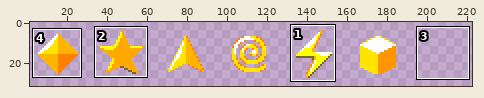
File history of a sprite sheet, games/5_tetris/Textures/bonus.png. The picture above shows the old version from afar; the outline marks the close-up.
Close-up. As it was:
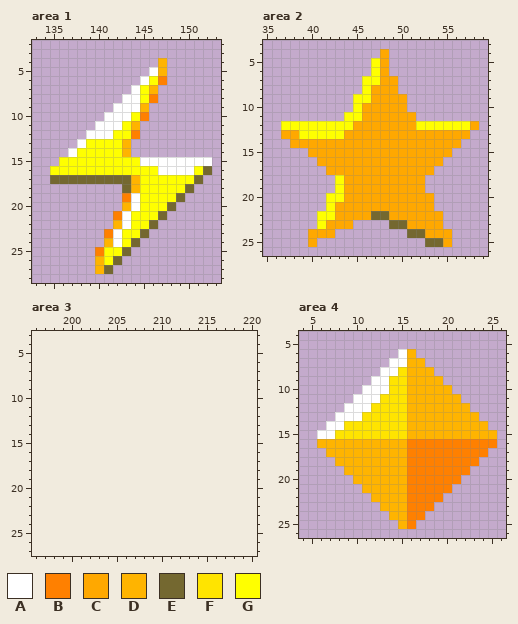
The file is 192x32 pixels. Shown: area 1: x 133..153, y 2..28; area 2: x 35..59, y 3..26; area 3: x 196..220, y 3..27; area 4: x 4..26, y 4..26. The old version is drawn lined up with the new one, on the new canvas. The wide view leaves out empty margins. The commit also changed other parts of the picture, which this record leaves out.
Palette (. is transparent): A #ffffff  B #ff8000  C #ffa800  D #ffb400  E #746830  F #ffe400  G #ffff00
Pixels before, area 1, first column x 135:
 4 ............D.....
 5 ...........AD.....
 6 ..........AGB.....
 7 .........AGD......
 8 ........AAGB......
 9 .......AAAD.......
10 ......AAAGB.......
11 .....AAAGD........
12 ....AAAGGB........
13 ...AGGGGD.........
14 ..AGGGGGD.........
15 .GGGGGGGGGAAAAAAAA
16 GGGGGGGGGGGGAAAAGE
17 EEEEEEEEEDGGGGGGE.
18 ........EDGGGGGE..
19 ........BAGGGGE...
20 ........DAGGGE....
21 .......BAGGGE.....
22 .......DAGGE......
23 ......BAGGE.......
24 ......DAGE........
25 .....BGGE.........
26 .....DGE..........
27 .....DE...........
Pixels before, area 2, first column x 37:
 4 ...........C..........
 5 ..........GC..........
 6 ..........GC..........
 7 .........GGCC.........
 8 .........GCCC.........
 9 ........GGCCCC........
10 ........GCCCCC........
11 .......GGCCCCCC.......
12 GGGGGGGGCCCCCCCGGGGGGC
13 CCGGGGGCCCCCCCCCCCCCC.
14 .CCCCCCCCCCCCCCCCCCC..
15 ...CCCCCCCCCCCCCCCC...
16 ....CCCCCCCCCCCCCC....
17 .....CCCCCCCCCCCC.....
18 ......GCCCCCCCCC......
19 ......GCCCCCCCCC......
20 .....GGCCCCCCCCCC.....
21 .....GCCCCCCCCCCC.....
22 ....GGCCCCEECCCCCC....
23 ....GCCC....EECCCC....
24 ...CCC........EECCC...
25 ...C............EEC...
Pixels before, area 4, first column x 6:
 6 .........AD.........
 7 ........AADD........
 8 .......AAFDDD.......
 9 ......AAFFDDDD......
10 .....AAAFFDDDDD.....
11 ....AAAFFFDDDDDD....
12 ...AAAFFFFDDDDDDD...
13 ..AAAFFFFFDDDDDDDD..
14 .AAFFFFFFFDDDDDDDDD.
15 AAFFFFFFFFDDDDDDDDDD
16 DDDDDDDDDDBBBBBBBBBB
17 .DDDDDDDDDBBBBBBBBB.
18 ..DDDDDDDDBBBBBBBB..
19 ...DDDDDDDBBBBBBB...
20 ....DDDDDDBBBBBB....
21 .....DDDDDBBBBB.....
22 ......DDDDBBBB......
23 .......DDDBBB.......
24 ........DDBB........
25 .........DB.........
The same view after the edit:
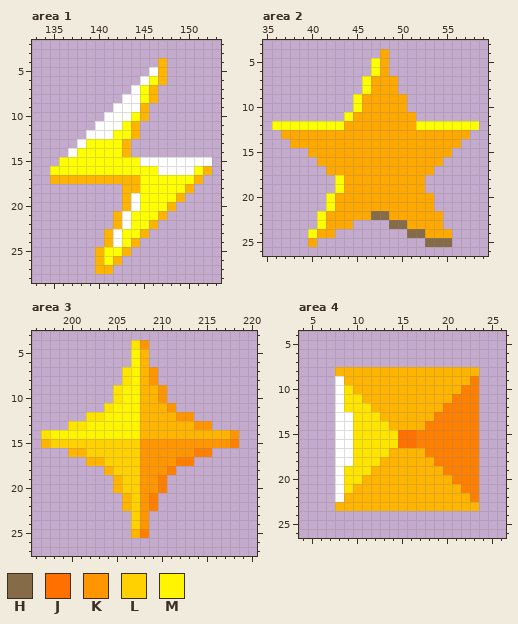
Colours new in this view: H #856b47  J #ff7000  K #ff9600  L #ffd100  M #fff500
The edit:
canvas 192x32 -> 224x32
Changed rows in their new state; - is an unchanged pixel.
Area 1:
first column x 144:
 6 ---D
 8 --D-
10 -D--
12 D---
first column x 135:
16 -----------------D
17 DDDDDDDDD-------D-
18 --------D------D--
19 --------D-----D---
20 -------------D----
21 -------D----D-----
22 -----------D------
23 ------D---D-------
24 ---------D--------
25 -----D--D---------
26 -------D----------
27 ------D-----------
Area 2:
first column x 36:
 7 -----------C-----------
 9 ----------C------------
11 ---------C-------------
12 G-------C-------------G
13 ---CCCCC---------------
first column x 40:
20 ---C------------
22 --C----HH-------
23 ---------HH-----
24 G----------HH---
25 -------------HHH
Area 3:
first column x 197:
 4 ----------FK----------
 5 ----------MD----------
 6 ----------MD----------
 7 ---------FMDK---------
 8 ---------FMDK---------
 9 --------FMMDDK--------
10 --------FMMDDK--------
11 -------FMMMDDDK-------
12 -----FFMMMMDDDDKK-----
13 ---FFMMMMMMDDDDDDKK---
14 FMMMMMMMMMMDDDDDDDDDDK
15 DLLLLLLLLLLKKKKKKKKKKB
16 ---DDLLLLLLKKKKKKBB---
17 -----DDLLLLKKKKBB-----
18 -------DLLLKKKB-------
19 --------DLLKKB--------
20 --------DLLKKB--------
21 ---------DLKB---------
22 ---------DLKB---------
23 ----------LK----------
24 ----------LK----------
25 ----------DB----------
Area 4:
first column x 6:
 6 ---------..---------
 7 --------....--------
 8 --DDDDDDDD---DDDDD--
 9 --ADDDDDDD----DDDB--
10 --AFDDDDDD-----DBB--
11 --AFFDDDDD-----BBB--
12 --AFFFDDDD----BBBB--
13 ----F--DDD---BBBBB--
14 -.-A----DD--BBBBBB.-
15 ..AA-----JJBBBBBBB..
16 ..AAFFFFFJJ-------..
17 -.AAFFFF--DD------.-
18 --AAFFF---DDD-------
19 --AFFF----DDDD---B--
20 --AFF-----DDDDD-BB--
21 --AFD-----DDDDDDBB--
22 --ADDD----DDDDDDDB--
23 --DDDDD---DDDDDDDD--
24 --------....--------
25 ---------..---------
